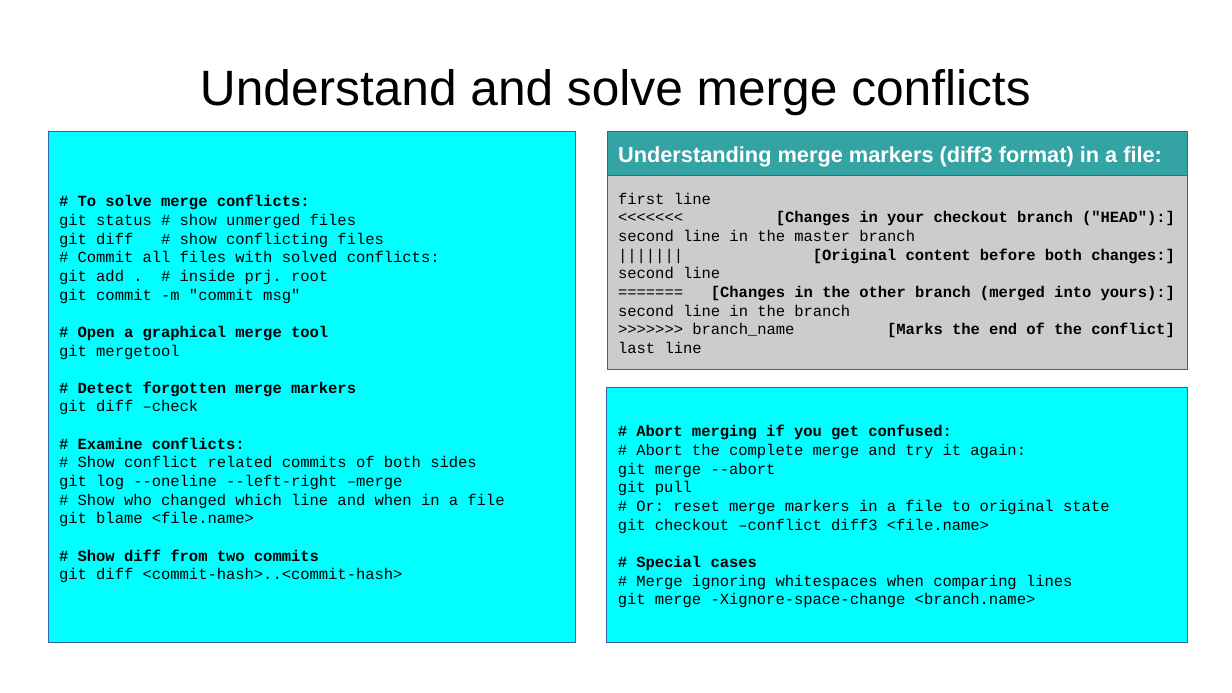
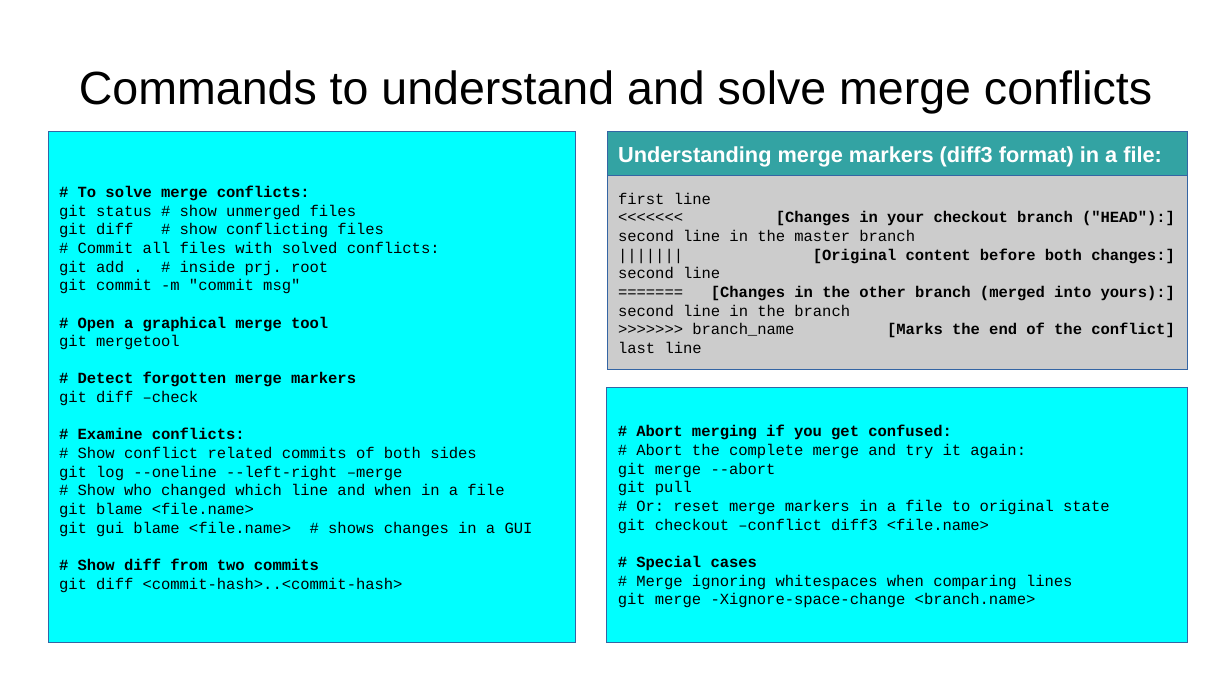
Before and after one commit to aryoda/git_essentials, a slide deck: slide 10 of Introduction to Git collaboration workflows.odp. Drawn at 1232x693 pixels with LibreOffice and Linux fonts; fonts in the diff are those of the drawing. Boxes give left, top, right and bottom in pixels: in the first picture for what was removed or moved away, otherwise in the second. Text is boxed around its words. In the diff, an @@ line names an element or a change of style, - is before the commit and + after.

```diff
--- a/Introduction to Git collaboration workflows.odp
+++ b/Introduction to Git collaboration workflows.odp
@@ title at box(79, 70, 1152, 113): text changed; size 32 to 30 pt @@
-Understand and solve merge conflicts
+Commands to understand and solve merge conflicts
@@ text in rectangle at box(59, 521, 533, 537): paragraph added @@
+git gui blame <file.name> # shows changes in a GUI
```
Also in this commit, not shown: 5 other slides changed.
